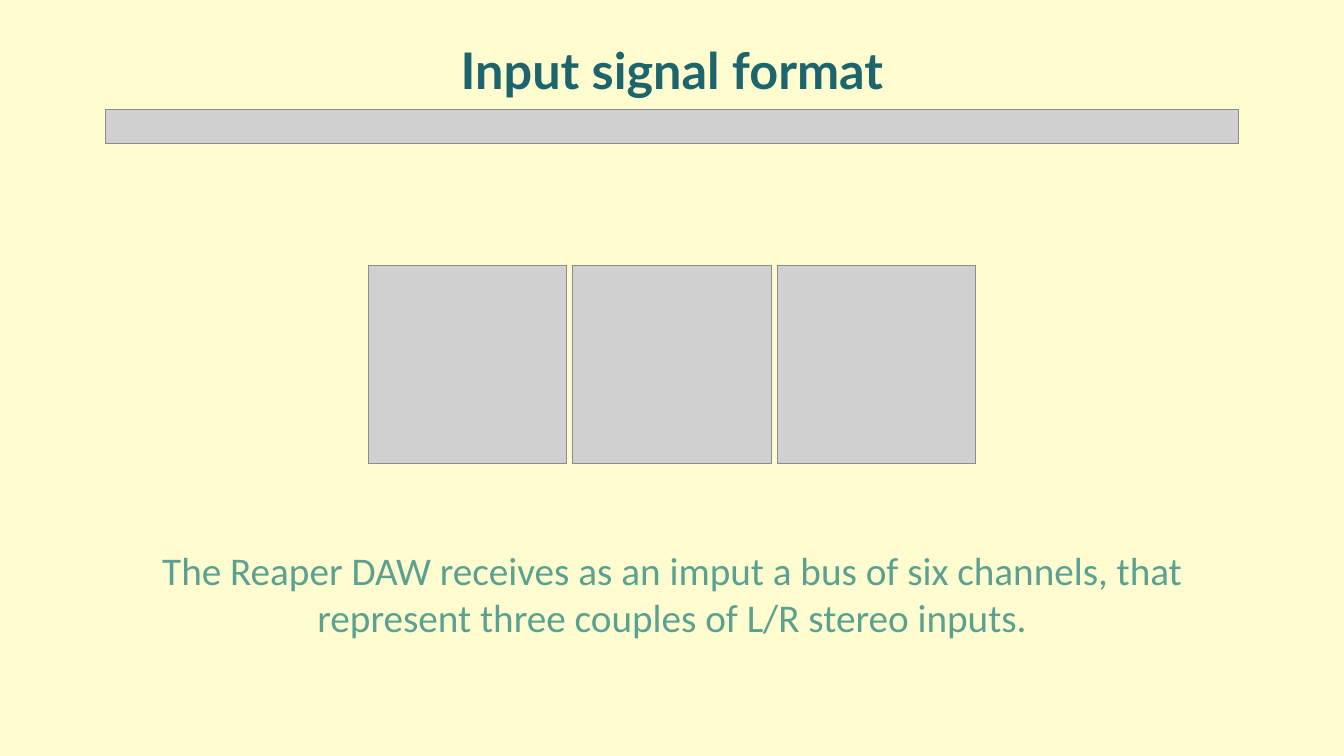
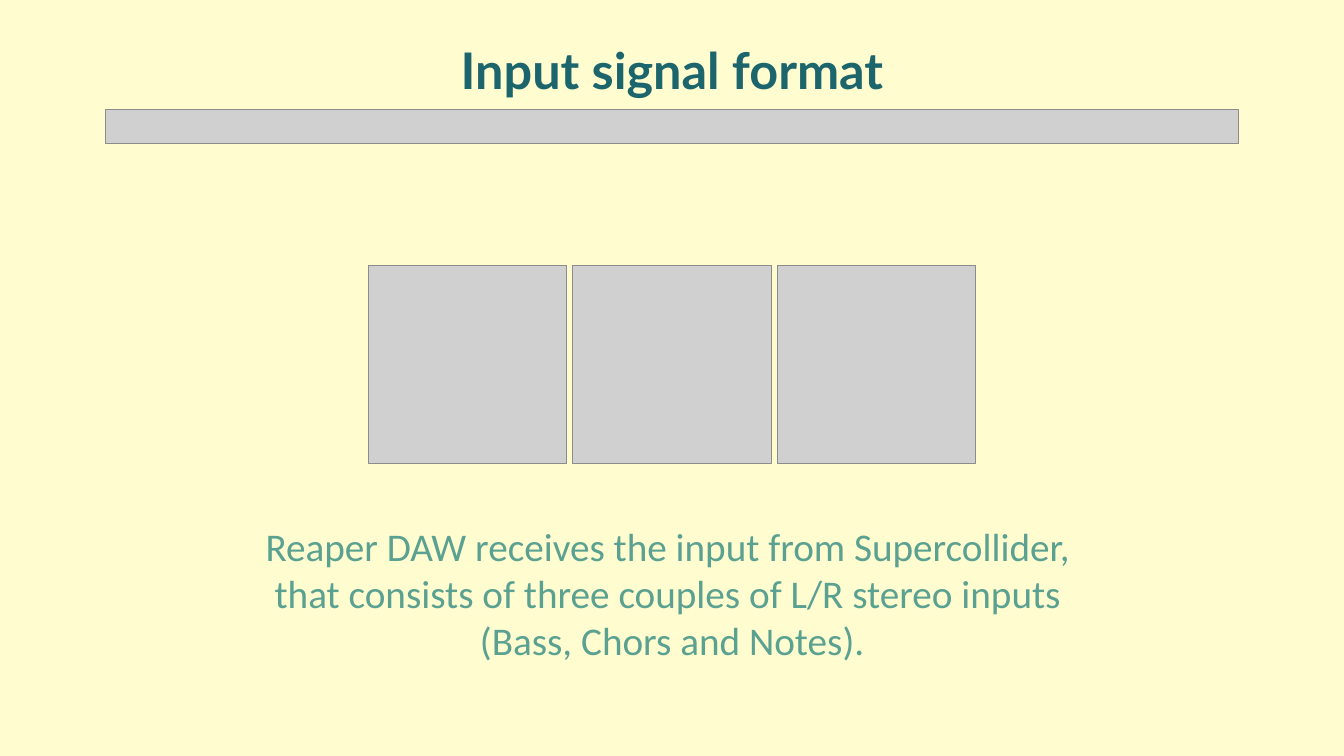
Before and after one commit to Ciorpy/G.A.I.A.-CMLS-2025, a slide deck: slide 21 of GAIA.pptx. Drawn at 1344x756 pixels with LibreOffice and Linux fonts; fonts in the diff are those of the drawing; grey boxes stand for pictures. Boxes give left, top, right and bottom in pixels: in the first picture for what was removed or moved away, otherwise in the second. Text is boxed around its words. In the diff, an @@ line names an element or a change of style, - is before the commit and + after.

```diff
--- a/GAIA.pptx
+++ b/GAIA.pptx
@@ text at (266,534,1070,660): text changed @@
-The Reaper DAW receives as an imput a bus of six channels, that represent three couples of L/R stereo inputs.
+Reaper DAW receives the input from Supercollider,
+that consists of three couples of L/R stereo inputs
+(Bass, Chors and Notes).
```
Also in this commit, not shown: 16 other slides changed, 1 other file.
